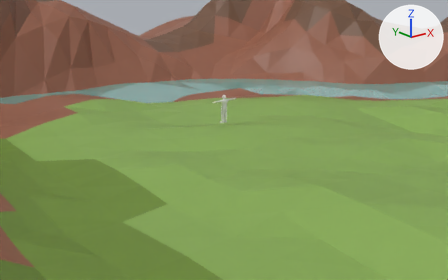
The Blender file nature_level/scene.blend: old version first, new version second.
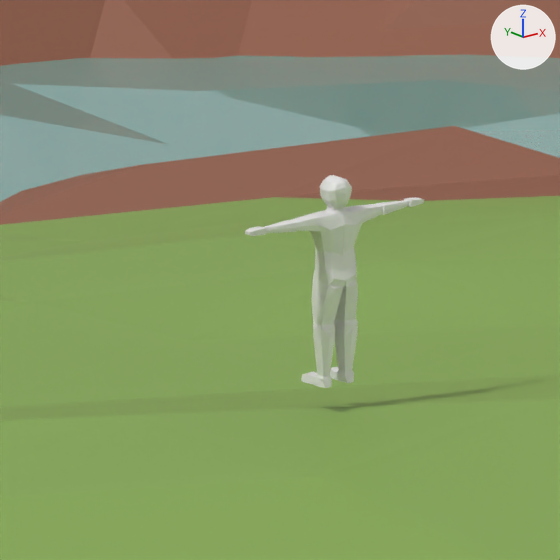
Each version is shown from a 50 mm lens placed at (-60.4, -75.5, 35.1), pointed at (-0.9, -1.0, 5.3), then close up on the part from 40% to 57% of the width and 25% to 52% of the height. Every picture has the same lights, and +X, +Y and +Z are marked at upper right.

In view in the first close-up: 'Char', 'Plane', 'Water'.
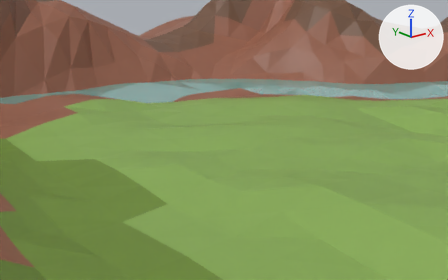
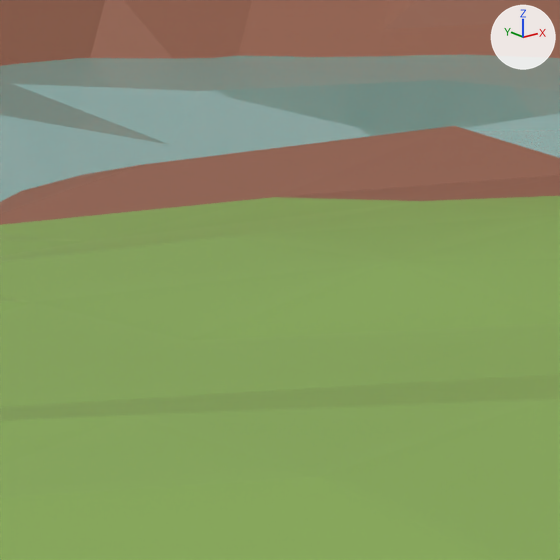
What differs and where, as boxes [x1, y1, x2, y2] in the close-ups (560 x 560 px):
'Char', deleted: before [245, 175, 424, 388]

The change in detail:
Object 'Char' (ob_char) is deleted.
